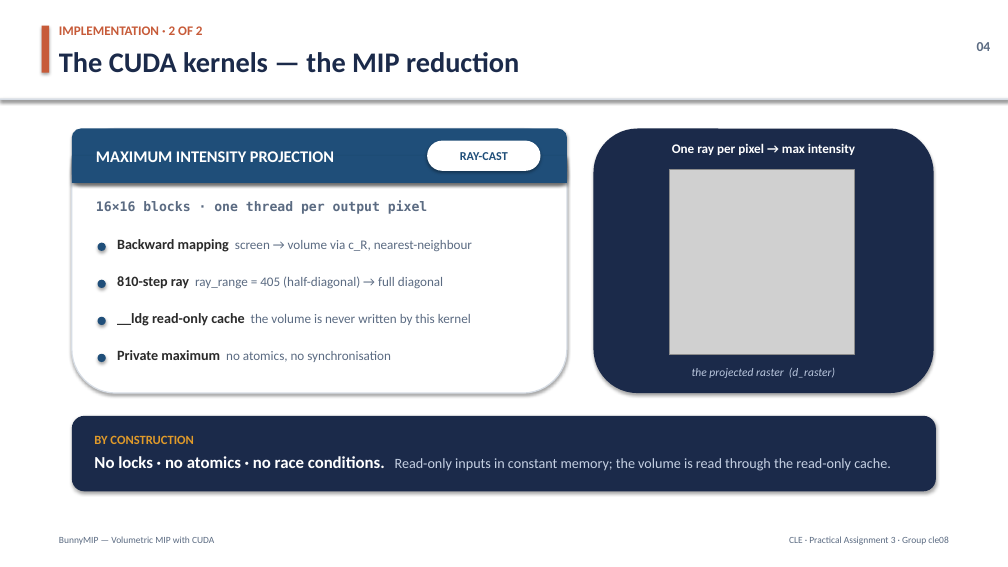
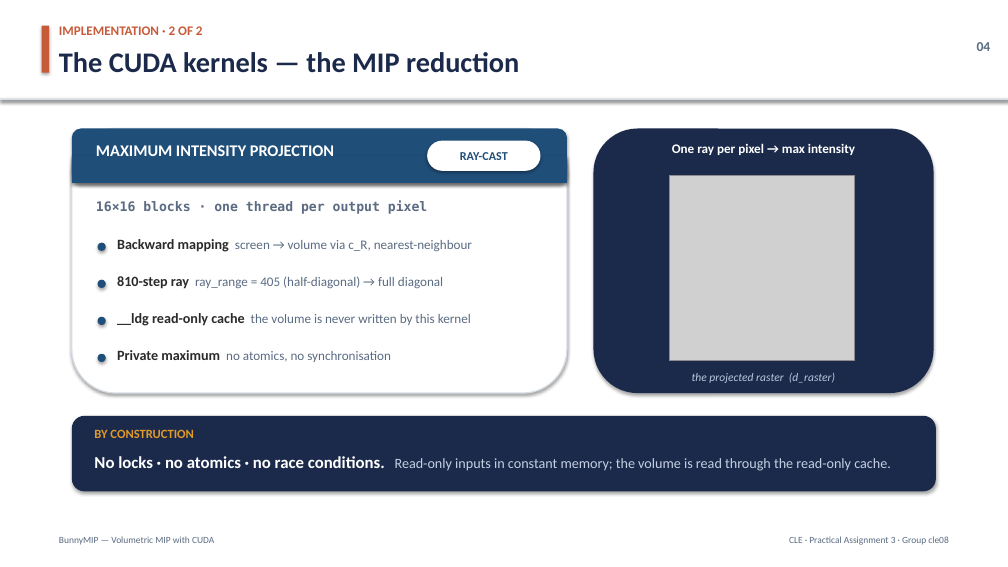
Before and after one commit to hujuc/BunnyMIP-CUDA-CLE, a slide deck: slide 4 of docs/BunnyMIP-Presentation5mins.pptx. Drawn at 1008x567 pixels with LibreOffice and Linux fonts; fonts in the diff are those of the drawing; grey boxes stand for pictures. Boxes give left, top, right and bottom in pixels: in the first picture for what was removed or moved away, otherwise in the second. Text is boxed around its words. In the diff, an @@ line names an element or a change of style, - is before the commit and + after.

Commit message:
Update presentation materials and TODO list for BunnyMIP project

```diff
--- a/docs/BunnyMIP-Presentation5mins.pptx
+++ b/docs/BunnyMIP-Presentation5mins.pptx
@@ text "MAXIMUM INTENSITY PROJECTION": place and size @@
-text "MAXIMUM INTENSITY PROJECTION" at <box>96,151,334,162</box>
+text "MAXIMUM INTENSITY PROJECTION" at <box>96,145,334,156</box>
@@ picture: place and size @@
-picture at <box>669,169,854,355</box>
+picture at <box>669,175,854,361</box>
@@ text "the projected raster (d_raster)": place and size @@
-text "the projected raster (d_raster)" at <box>692,368,835,378</box>
+text "the projected raster (d_raster)" at <box>692,373,835,383</box>
@@ text "BY CONSTRUCTION": place and size @@
-text "BY CONSTRUCTION" at <box>94,435,194,444</box>
+text "BY CONSTRUCTION" at <box>94,429,194,438</box>
```
Also in this commit, not shown: 4 other slides changed, 5 other files.
